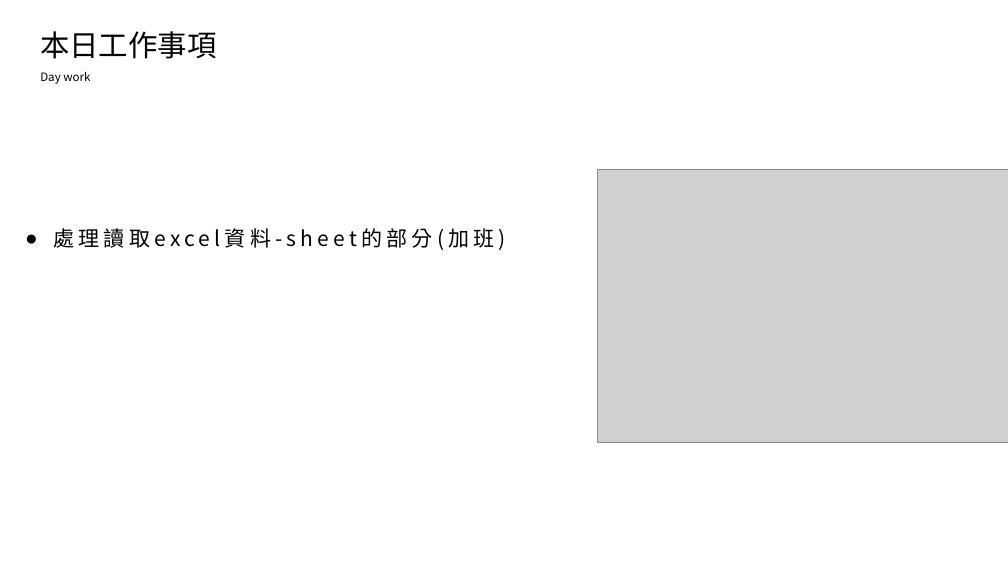
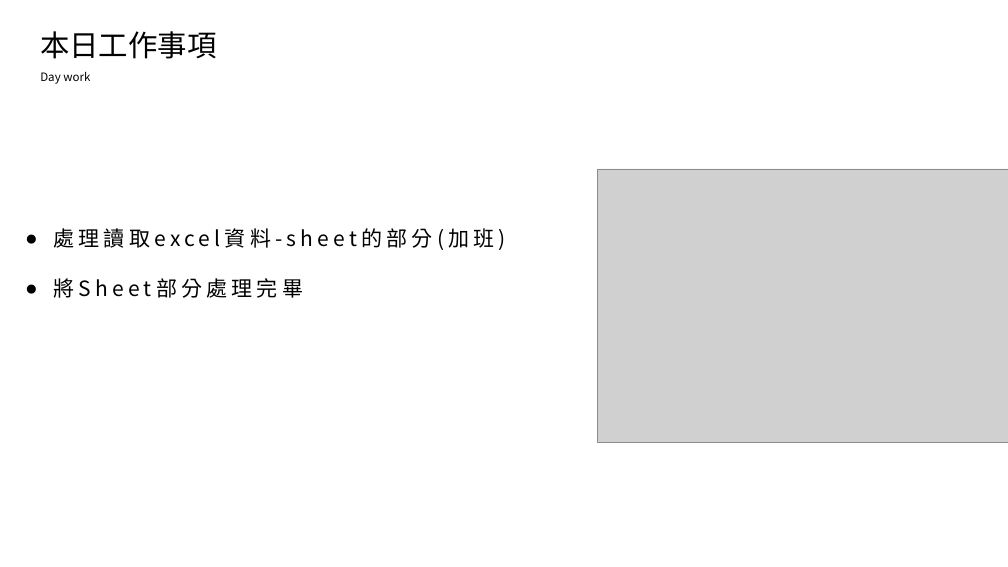
Before and after one commit to ZheHong1021/ExcelSystem, a slide deck: slide 2 of 工作日報_葉柏漢/2021.11/2021.11.24(加班)_2021.11.25工作日報_葉柏漢.pptx. Drawn at 1008x567 pixels with LibreOffice and Linux fonts; fonts in the diff are those of the drawing; grey boxes stand for pictures. Boxes give left, top, right and bottom in pixels: in the first picture for what was removed or moved away, otherwise in the second. Text is boxed around its words. In the diff, an @@ line names an element or a change of style, - is before the commit and + after.

```diff
--- a/工作日報_葉柏漢/2021.11/2021.11.24(加班)_2021.11.25工作日報_葉柏漢.pptx
+++ b/工作日報_葉柏漢/2021.11/2021.11.24(加班)_2021.11.25工作日報_葉柏漢.pptx
@@ text at (x1=53, y1=278, x2=303, y2=298): paragraph added @@
+● 將Sheet部分處理完畢
```
Also in this commit, not shown: 1 other slide changed, 5 other files.
